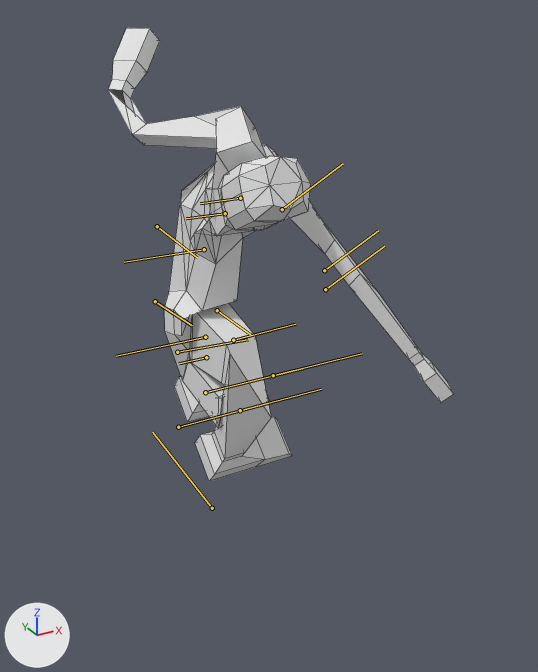
A saved change to the FBX model BunchesProject/Assets/FBX/Human.fbx.
Rendered twice from a camera (50 mm lens) standing at (-0.0111, -0.0254, 0.0205) and looking at (0.005, 0.0039, 0.0059). Arrows for +X, +Y and +Z are at lower left; the lights stay in place. Both versions are drawn at frame 1 of the action 'Default Take'; the numbers are the values there. The bones that bend it are drawn over the model as lines. Mesh edges are drawn as thin lines.

Names of what the first picture shows: 'HumanMesh'.
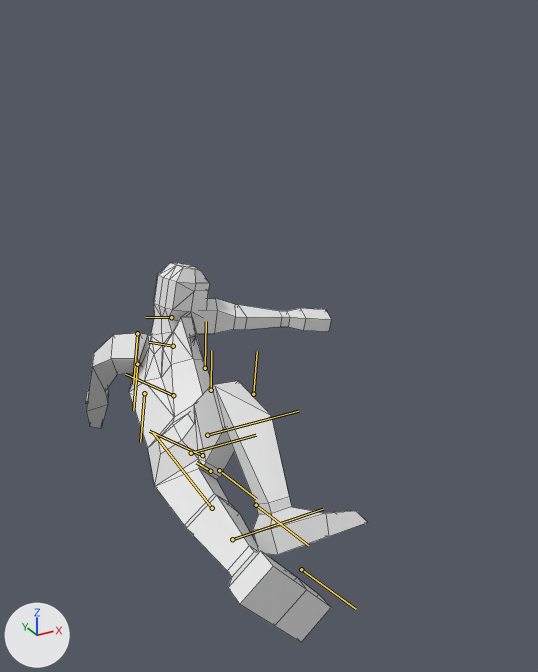
The change, as a list of edits to the scene's bpy script:
```text
Change bone_pelvis:
    where bone_pelvis = bpy.data.objects['Armature'].pose.bones['Pelvis']  # child of 'Armature'
    bone_pelvis.location: (0.0, 0.0, 0.0) -> (-0.549, 0.0, 0.0)
    bone_pelvis.rotation_quaternion: (1.0, 0.0, 0.0, 0.0) -> (0.742, 0.346, 0.52, -0.242)  # degrees (0, 0, 0) -> degrees (50, 70, 0)
Change bone_stomach:
    where bone_stomach = bpy.data.objects['Armature'].pose.bones['Stomach']  # child of 'Pelvis'
    bone_stomach.rotation_quaternion: (1.0, 0.0, 0.0, 0.0) -> (0.999, -0.044, 0.0, 0.0)  # degrees (0, 0, 0) -> degrees (-5, 0, 0)
Change bone_chest:
    where bone_chest = bpy.data.objects['Armature'].pose.bones['Chest']  # child of 'Stomach'
    bone_chest.rotation_quaternion: (0.906, 0.0, -0.423, 0.0) -> (0.965, -0.042, -0.259, -0.011)  # degrees (0, -50, 0) -> degrees (-5, -30, 0)
Change bone_neck:
    where bone_neck = bpy.data.objects['Armature'].pose.bones['Neck']  # child of 'Chest'
    bone_neck.rotation_quaternion: (0.991, 0.0, -0.131, 0.0) -> (0.986, -0.091, -0.106, 0.091)  # degrees (0, -15, 0) -> degrees (-12, -11, 12)
Change bone_head:
    where bone_head = bpy.data.objects['Armature'].pose.bones['Head']  # child of 'Neck'
    bone_head.rotation_quaternion: (1.0, 0.0, 0.0, 0.0) -> (0.976, -0.025, -0.2, 0.082)  # degrees (0, 0, 0) -> degrees (-5, -23, 11)
Change bone_uarm_r:
    where bone_uarm_r = bpy.data.objects['Armature'].pose.bones['UArm_r']  # child of 'Chest'
    bone_uarm_r.rotation_quaternion: (0.733, 0.304, -0.562, 0.233) -> (0.804, -0.195, -0.375, 0.418)  # degrees (45, -75, 0) -> degrees (-44, -26, 66)
Change bone_larm_r:
    where bone_larm_r = bpy.data.objects['Armature'].pose.bones['LArm_r']  # child of 'UArm_r'
    bone_larm_r.rotation_quaternion: (0.843, 0.0, -0.537, 0.0) -> (1.0, 0.0, 0.0, 0.0)  # degrees (0, -65, 0) -> degrees (0, 0, 0)
Change bone_uarm_l:
    where bone_uarm_l = bpy.data.objects['Armature'].pose.bones['UArm_l']  # child of 'Chest'
    bone_uarm_l.rotation_quaternion: (0.733, -0.304, -0.562, -0.233) -> (0.966, 0.0, 0.259, 0.0)  # degrees (-45, -75, 0) -> degrees (0, 30, 0)
Change bone_hand_l:
    where bone_hand_l = bpy.data.objects['Armature'].pose.bones['Hand_l']  # child of 'LArm_l'
    bone_hand_l.rotation_quaternion: (1.0, 0.0, 0.0, 0.0) -> (0.991, 0.131, 0.0, 0.0)  # degrees (0, 0, 0) -> degrees (15, 0, 0)
Change bone_uleg_r:
    where bone_uleg_r = bpy.data.objects['Armature'].pose.bones['ULeg_r']  # child of 'Pelvis'
    bone_uleg_r.rotation_quaternion: (0.766, 0.036, -0.642, -0.002) -> (0.787, 0.373, -0.431, -0.237)  # degrees (18, -79, -16) -> degrees (66, -30, -53)
Change bone_lleg_r:
    where bone_lleg_r = bpy.data.objects['Armature'].pose.bones['LLeg_r']  # child of 'ULeg_r'
    bone_lleg_r.rotation_quaternion: (0.5, 0.0, 0.866, 0.0) -> (0.676, 0.0, 0.737, 0.0)  # degrees (0, 120, 0) -> degrees (0, 95, 0)
Change bone_uleg_l:
    where bone_uleg_l = bpy.data.objects['Armature'].pose.bones['ULeg_l']  # child of 'Pelvis'
    bone_uleg_l.rotation_quaternion: (0.766, -0.036, -0.642, 0.002) -> (0.985, -0.015, -0.111, -0.132)  # degrees (-18, -79, 16) -> degrees (0, -13, -15)
Change bone_lleg_l:
    where bone_lleg_l = bpy.data.objects['Armature'].pose.bones['LLeg_l']  # child of 'ULeg_l'
    bone_lleg_l.rotation_quaternion: (0.5, 0.0, 0.866, 0.0) -> (1.0, 0.0, 0.0, 0.0)  # degrees (0, 120, 0) -> degrees (0, 0, 0)
```

Boxes (x1, y1, x2, y2) around the edits, measured in the pictures (538 x 672 px):
'HumanMesh', posed (18% narrower, 16% shorter): before (108, 28, 453, 481); after (85, 263, 368, 642)
bone 'Pelvis', root to tip: before (206, 357) to (179, 363); after (210, 471) to (196, 462)
bone 'Stomach', root to tip: before (205, 337) to (116, 356); after (202, 455) to (149, 431)
bone 'Chest', root to tip: before (204, 249) to (124, 262); after (173, 395) to (125, 374)
bone 'Neck', root to tip: before (225, 213) to (186, 218); after (173, 346) to (149, 342)
bone 'Head', root to tip: before (240, 198) to (200, 203); after (171, 317) to (145, 317)
bone 'UArm_r', root to tip: before (157, 226) to (197, 257); after (137, 333) to (133, 383)
bone 'LArm_r', root to tip: before (155, 301) to (192, 325); after (137, 364) to (133, 410)
bone 'UArm_l', root to tip: before (282, 209) to (343, 163); after (205, 368) to (206, 321)
bone 'Hand_l', root to tip: before (325, 289) to (384, 246); after (253, 394) to (257, 351)
bone 'ULeg_r', root to tip: before (177, 352) to (248, 339); after (191, 453) to (256, 435)
bone 'LLeg_r', root to tip: before (205, 392) to (302, 368); after (207, 435) to (298, 411)
bone 'ULeg_l', root to tip: before (233, 340) to (295, 324); after (219, 470) to (256, 499)
bone 'LLeg_l', root to tip: before (273, 375) to (362, 353); after (256, 505) to (308, 545)
